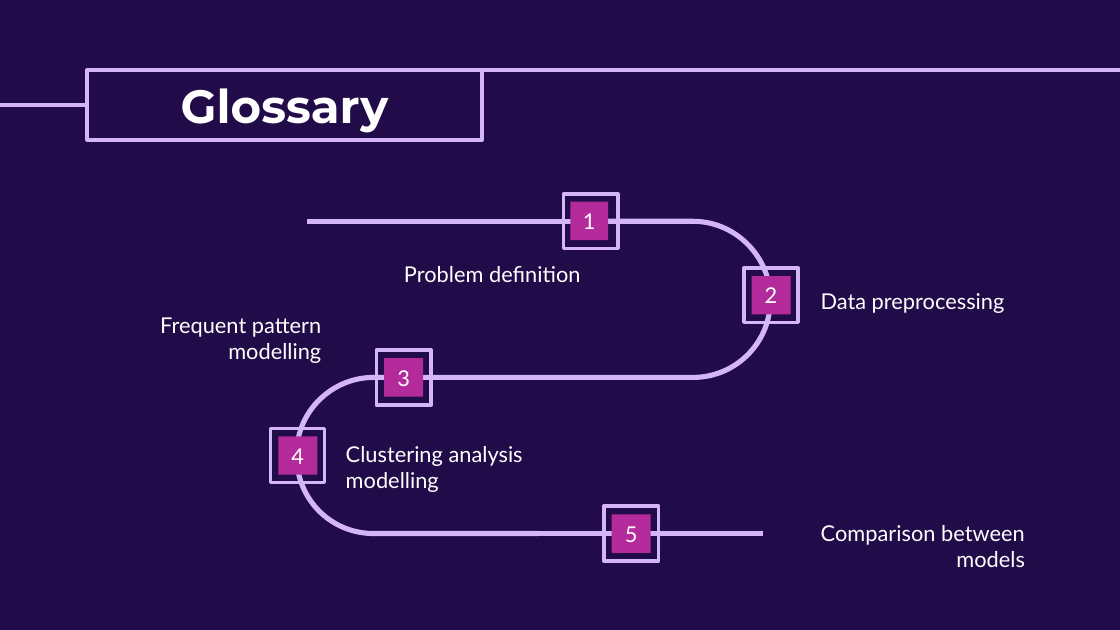
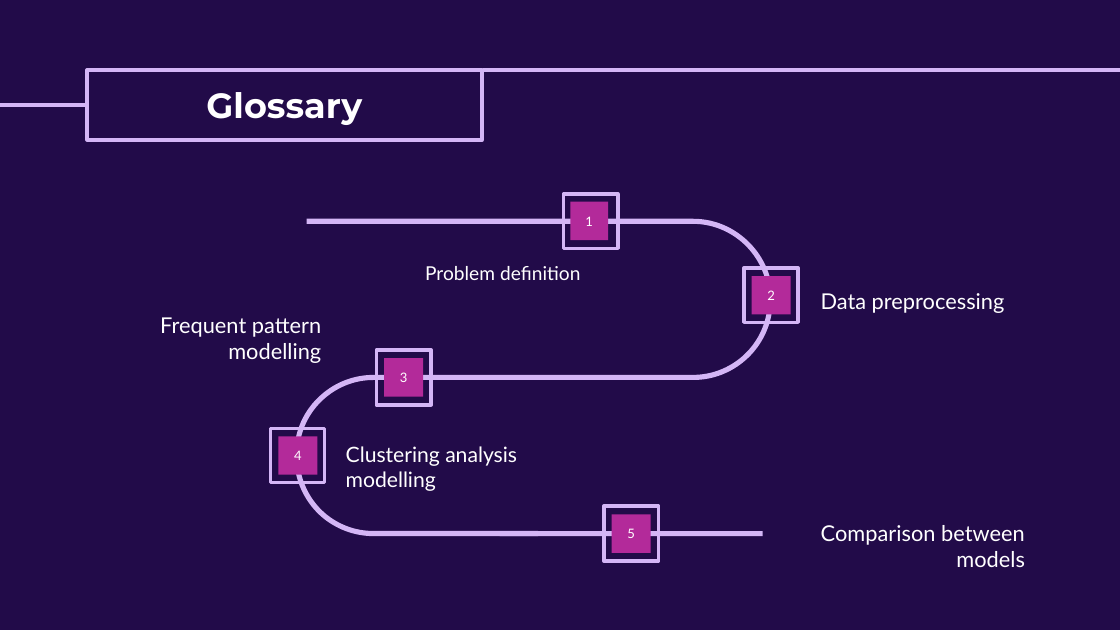
Before and after one commit to NurhandeAkyuz/Mice-Protein-Expression-Data-Analysis, a slide deck: slide 2 of Slides_data_mining_project2.pptx. Drawn at 1120x630 pixels with LibreOffice and Linux fonts; fonts in the diff are those of the drawing. Boxes give left, top, right and bottom in pixels: in the first picture for what was removed or moved away, otherwise in the second. Text is boxed around its words. In the diff, an @@ line names an element or a change of style, - is before the commit and + after.

```diff
--- a/Slides_data_mining_project2.pptx
+++ b/Slides_data_mining_project2.pptx
@@ title "Glossary" at <box>87,69,483,140</box>: size 30 to 22.5 pt @@
@@ text "1" at <box>570,202,608,240</box>: size 14 to 8.4 pt; subtitle to text @@
@@ text "Problem definition" at <box>425,266,580,280</box>: size 14 to 12.3 pt; less space between paragraphs @@
@@ rectangle added at <box>752,276,791,314</box>, fill #B32A9A @@
@@ rectangle added at <box>384,358,423,396</box>, fill #B32A9A @@
@@ rectangle added at <box>278,437,317,475</box>, fill #B32A9A @@
@@ text "Clustering analysis modelling" at <box>346,446,517,491</box>: size 14 to 13.6 pt; less space between paragraphs @@
@@ 4 texts: place and size @@
-4 texts at <box>278,276,791,552</box>
+4 texts at <box>294,290,775,538</box>
@@ size 14 to 8.4 pt; fill #B32A9A to none in 4 elements at <box>767,290,775,300</box>, <box>400,372,408,382</box>, <box>294,450,302,460</box>, <box>627,528,635,538</box> @@
@@ rectangle added at <box>612,514,651,552</box>, fill #B32A9A @@
```
Also in this commit, not shown: 23 other slides changed, 3 slides added.
